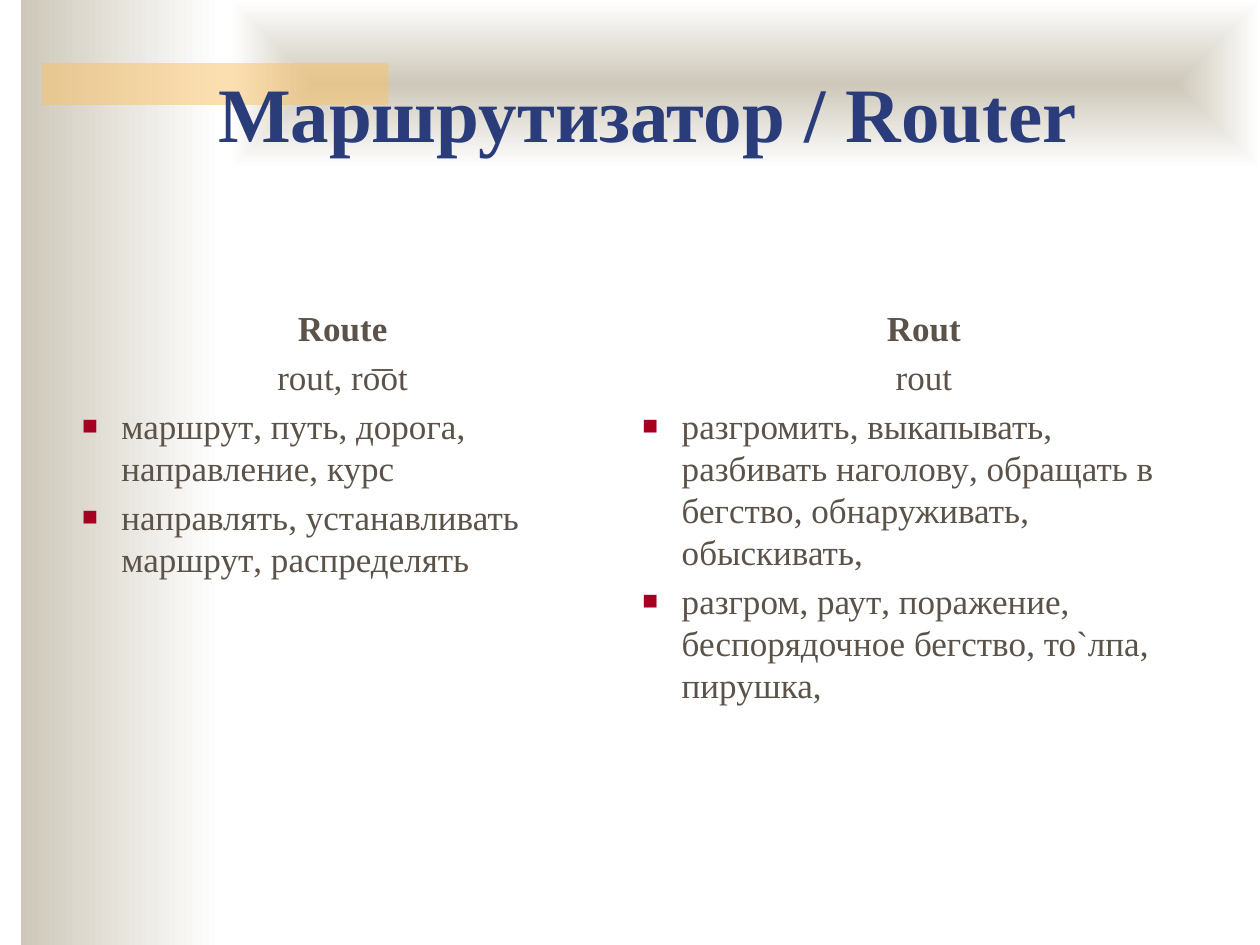
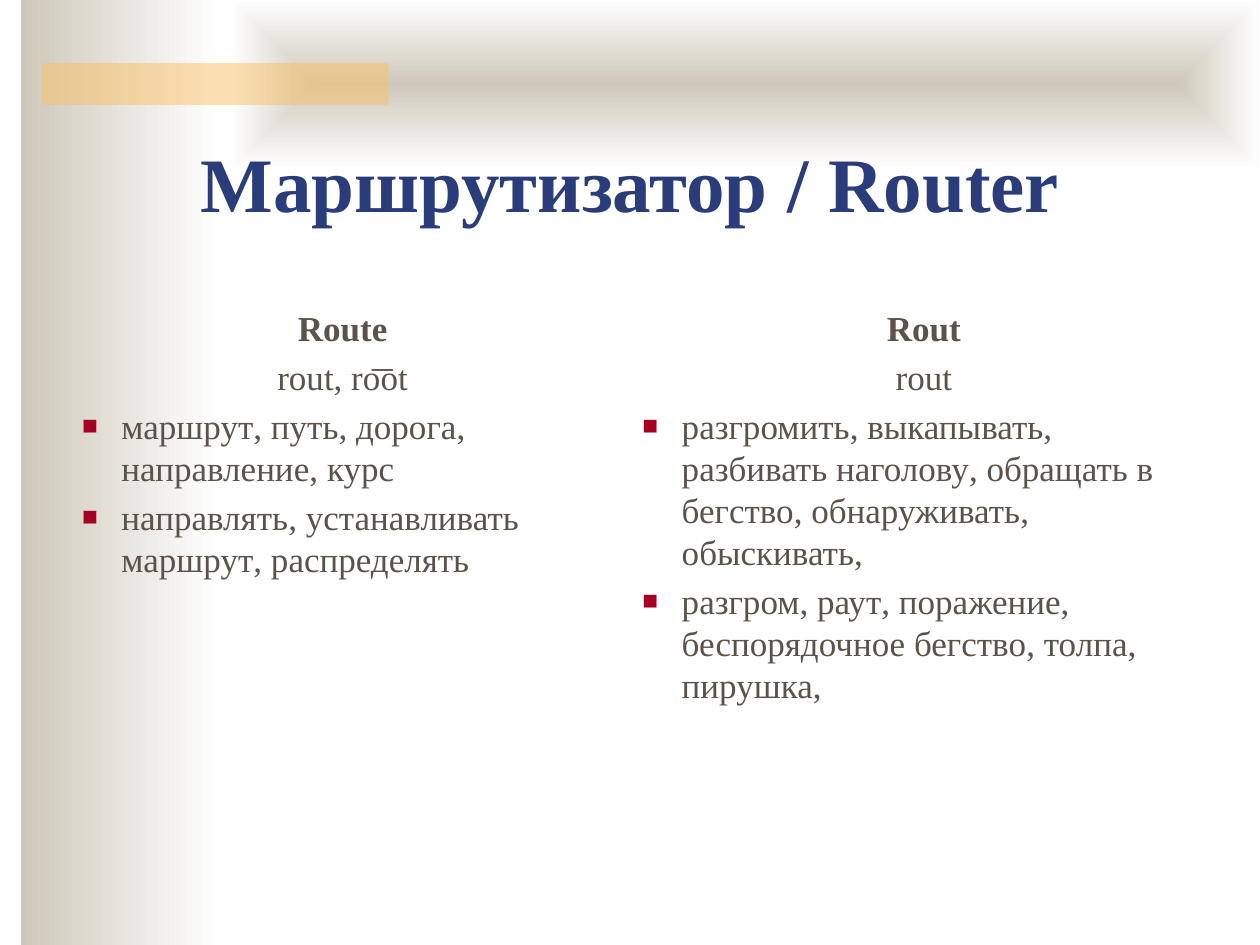
Before and after one commit to ukoloff/nets, a slide deck: slide 9 of 10.pptx. Drawn at 1260x945 pixels with LibreOffice and Linux fonts; fonts in the diff are those of the drawing; background and template pictures are left out. Boxes give left, top, right and bottom in pixels: in the first picture for what was removed or moved away, otherwise in the second. Text is boxed around its words. In the diff, an @@ line names an element or a change of style, - is before the commit and + after.

```diff
--- a/10.pptx
+++ b/10.pptx
@@ text "Маршрутизатор / Router" rewrapped from (218,81,1076,156) to (201,161,1059,227) @@
@@ text at (682,597,1137,705): text changed @@
-■ разгром, раут, поражение, беспорядочное бегство, то`лпа, пирушка,
+■ разгром, раут, поражение, беспорядочное бегство, толпа, пирушка,
```
Also in this commit, not shown: 5 other slides changed, 8 slides added.
